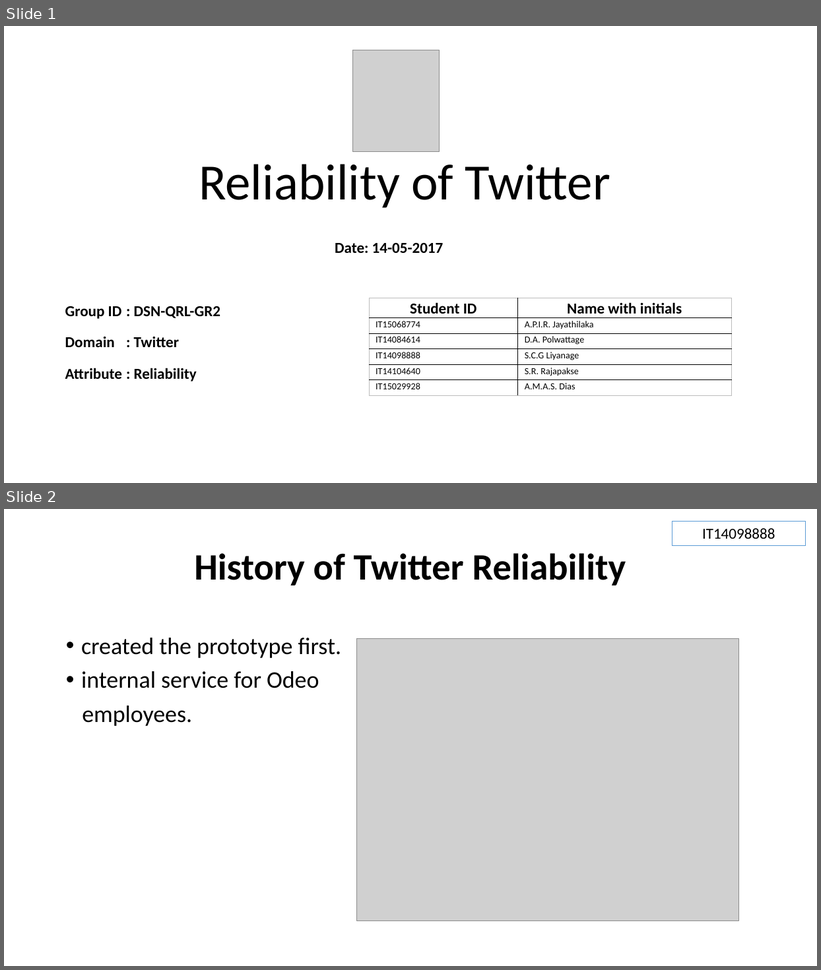
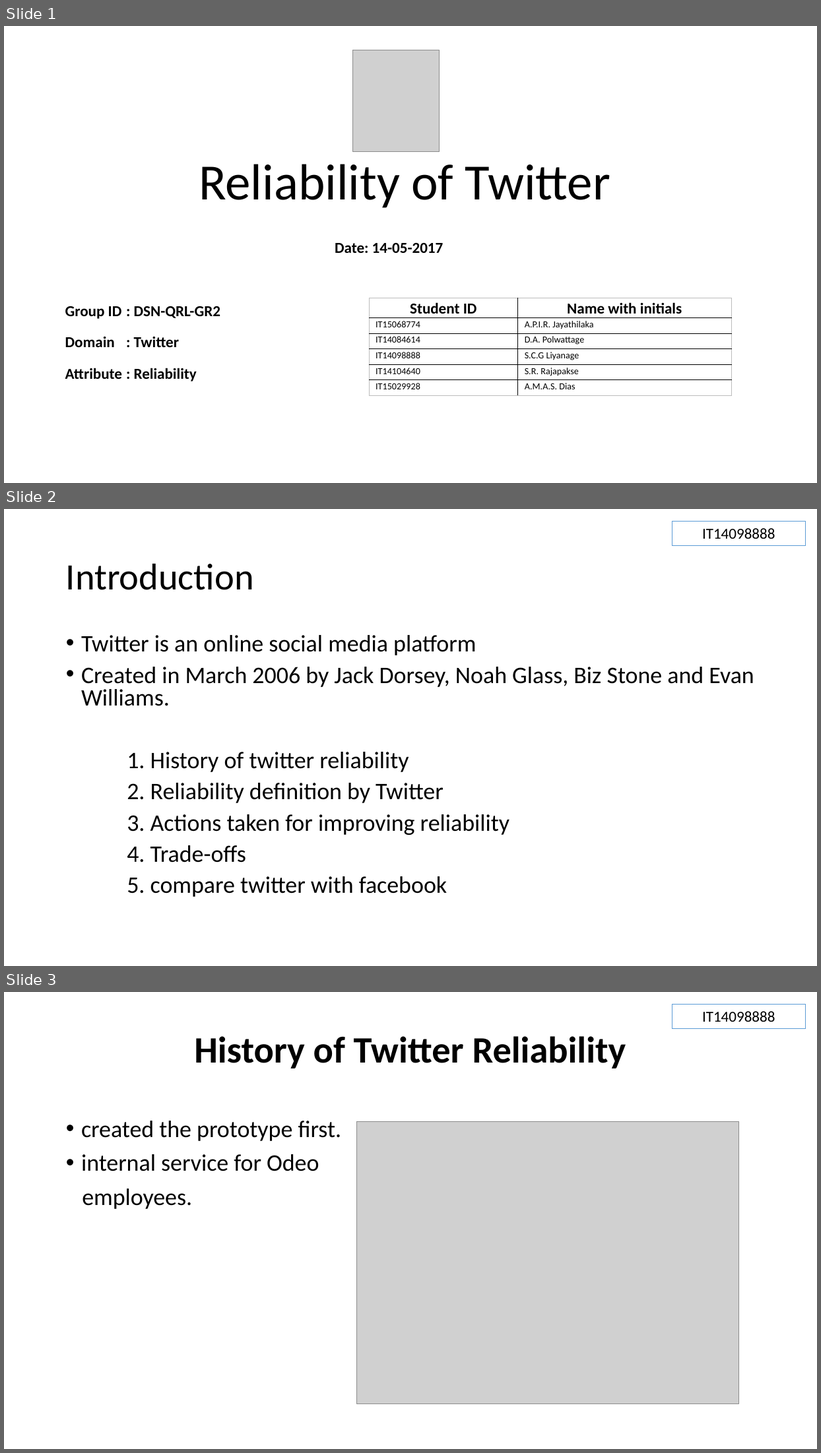
Before and after one commit to Sajith16/SACaseStudy, a slide deck: DSN-QRL-GR2.pptx. Shown one above the other, each under a label of ours: slides 1 and 2 before the commit, slides 1, 2 and 3 after it. The pictures are 821x970 and 821x1453 pixels, drawn with LibreOffice and Linux fonts; fonts in the diff are those of the drawing; grey boxes stand for pictures. Boxes give left, top, right and bottom in pixels: in the first picture for what was removed or moved away, otherwise in the second. Text is boxed around its words. In the diff, an @@ line names an element or a change of style, - is before the commit and + after.

Commit message:
updated

```diff
--- a/DSN-QRL-GR2.pptx
+++ b/DSN-QRL-GR2.pptx
@@ slide 2 added at (4,509,817,966), background #FFFFFF @@
@@ rectangle added at (672,521,805,545), outline #5B9BD5 0.75 pt, 18 pt, text #000000 @@
+IT14098888
@@ title added at (66,563,254,590), 44 pt, text #000000 @@
+Introduction
@@ text added at (81,635,754,897), 28 pt, text #000000 @@
+• Twitter is an online social media platform
+• Created in March 2006 by Jack Dorsey, Noah Glass, Biz Stone and Evan Williams.
+1. History of twitter reliability
+2. Reliability definition by Twitter
+3. Actions taken for improving reliability
+4. Trade-offs
+5. compare twitter with facebook
@@ what was slide 2 is now slide 3 @@
```
